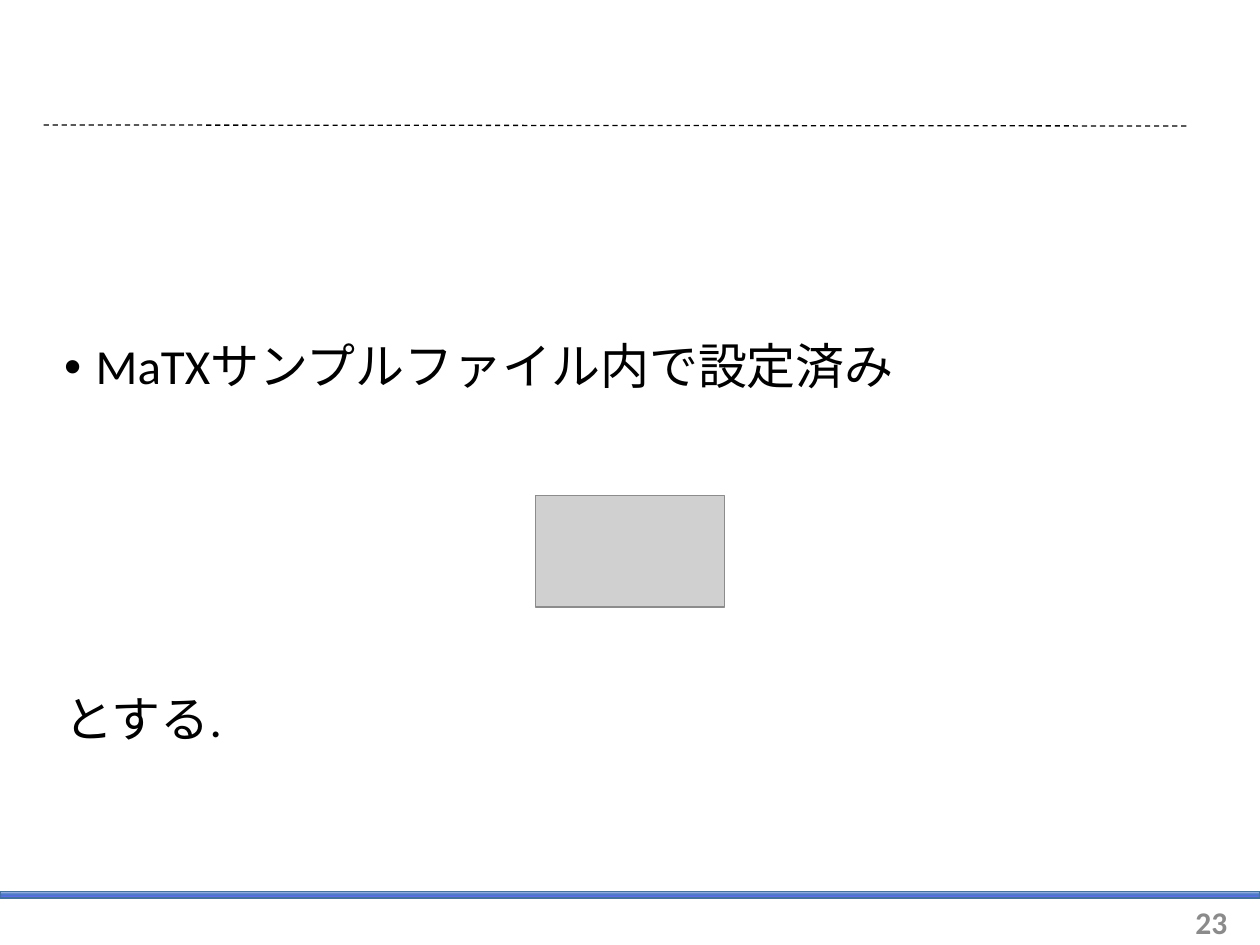
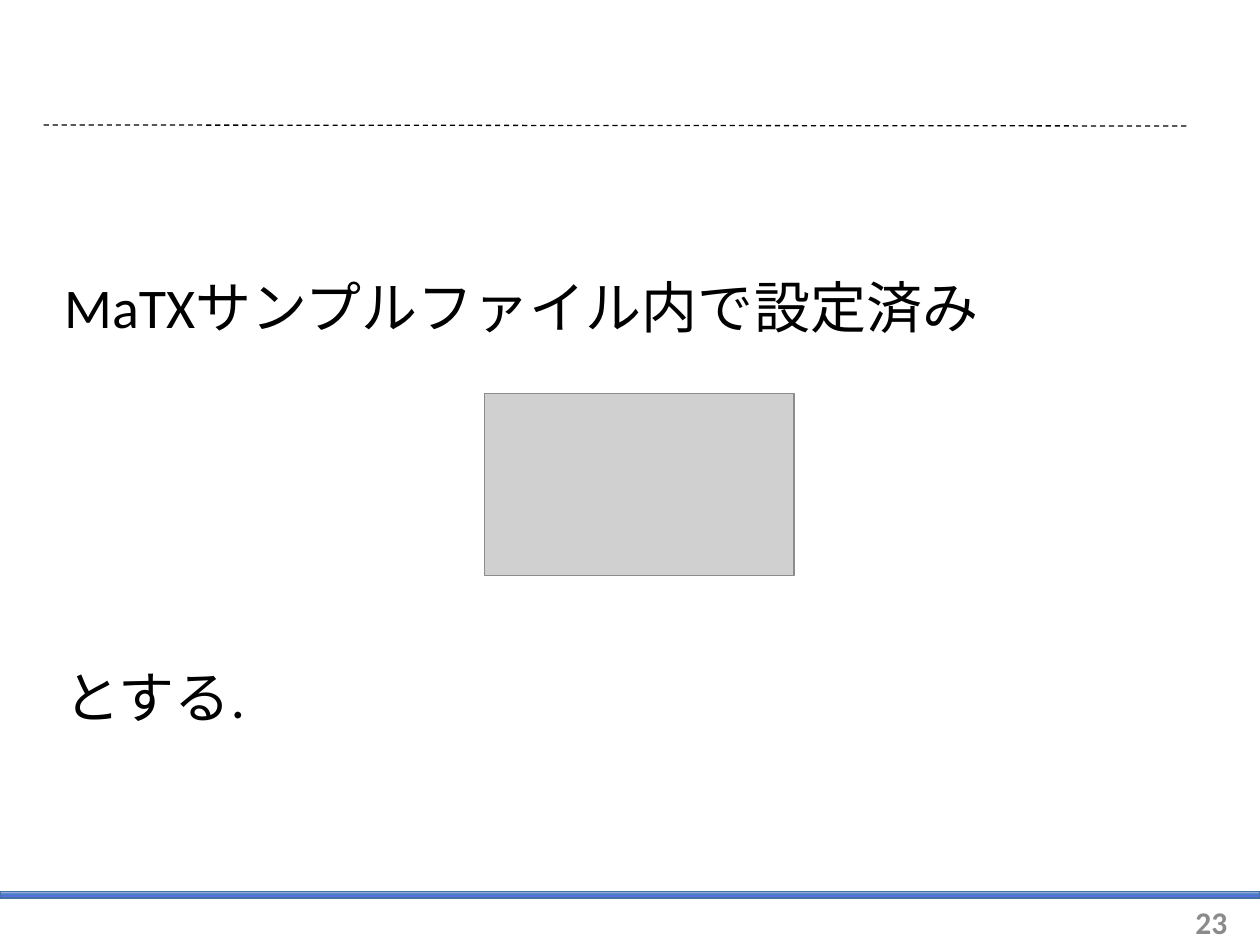
Before and after one commit to arabian9ts/Pendulum, a slide deck: slide 23 of presentation/pendulum_theory.pptx. Drawn at 1260x945 pixels with LibreOffice and Linux fonts; fonts in the diff are those of the drawing; grey boxes stand for pictures. Boxes give left, top, right and bottom in pixels: in the first picture for what was removed or moved away, otherwise in the second. Text is boxed around its words. In the diff, an @@ line names an element or a change of style, - is before the commit and + after.

```diff
--- a/presentation/pendulum_theory.pptx
+++ b/presentation/pendulum_theory.pptx
@@ text "MaTXサンプルファイル内で設定済み" at box(64, 282, 978, 721): size 28 to 32 pt; bullet • to none @@
@@ picture: place and size @@
-picture at box(536, 495, 724, 607)
+picture at box(485, 393, 794, 576)
```
Also in this commit, not shown: 3 other slides changed, 1 slide added, 1 slide removed.
